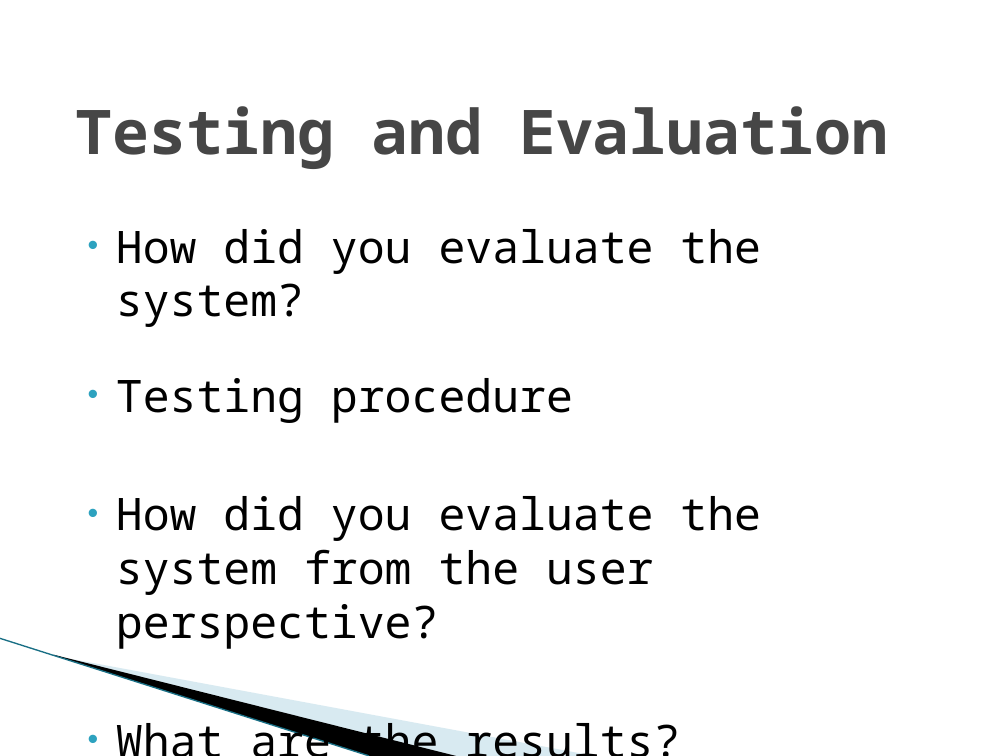
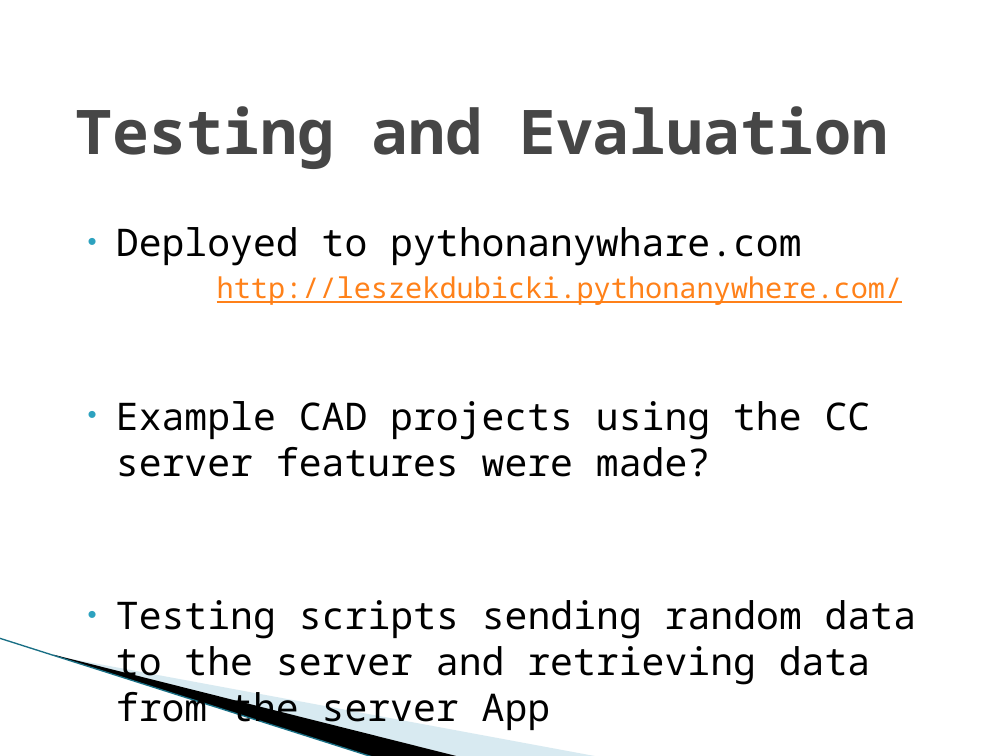
Before and after one commit to leszekdubicki/CADCloud, a slide deck: slide 15 of doc/HDCLOUD_CADCloud_Project_Leszek_Dubicki_Project_Presentation.pptx. Drawn at 1008x756 pixels with LibreOffice and Linux fonts; fonts in the diff are those of the drawing; background and template pictures are left out. Boxes give left, top, right and bottom in pixels: in the first picture for what was removed or moved away, otherwise in the second. Text is boxed around its words. In the diff, an @@ line names an element or a change of style, - is before the commit and + after.

```diff
--- a/doc/HDCLOUD_CADCloud_Project_Leszek_Dubicki_Project_Presentation.pptx
+++ b/doc/HDCLOUD_CADCloud_Project_Leszek_Dubicki_Project_Presentation.pptx
@@ text at box(116, 227, 916, 732): text changed; size 32 to 27.2 pt @@
-• How did you evaluate the system?
-• Testing procedure
-• How did you evaluate the system from the user perspective?
-• What are the results?
+• Deployed to pythonanywhare.com
+http://leszekdubicki.pythonanywhere.com/
+• Example CAD projects using the CC server features were made?
+• Testing scripts sending random data to the server and retrieving data from the server App
```
Also in this commit, not shown: 3 other slides changed, 17 other files.
